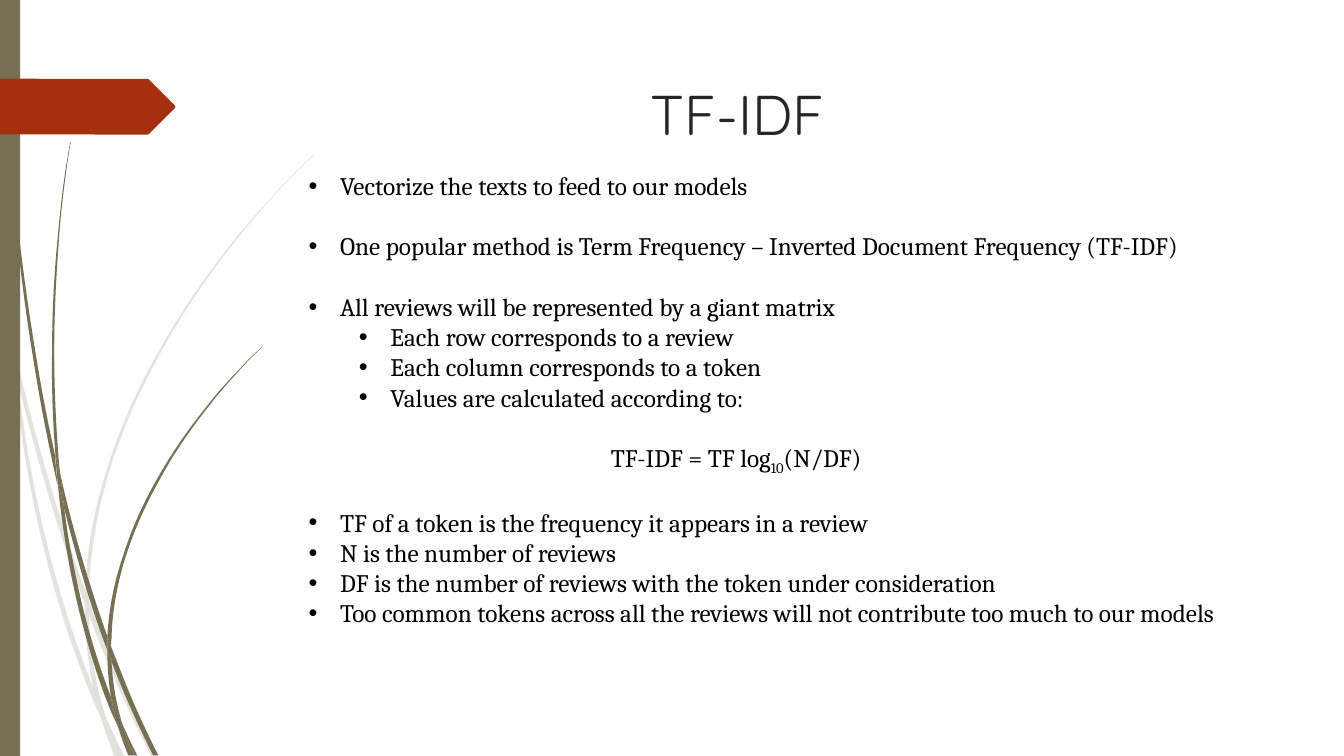
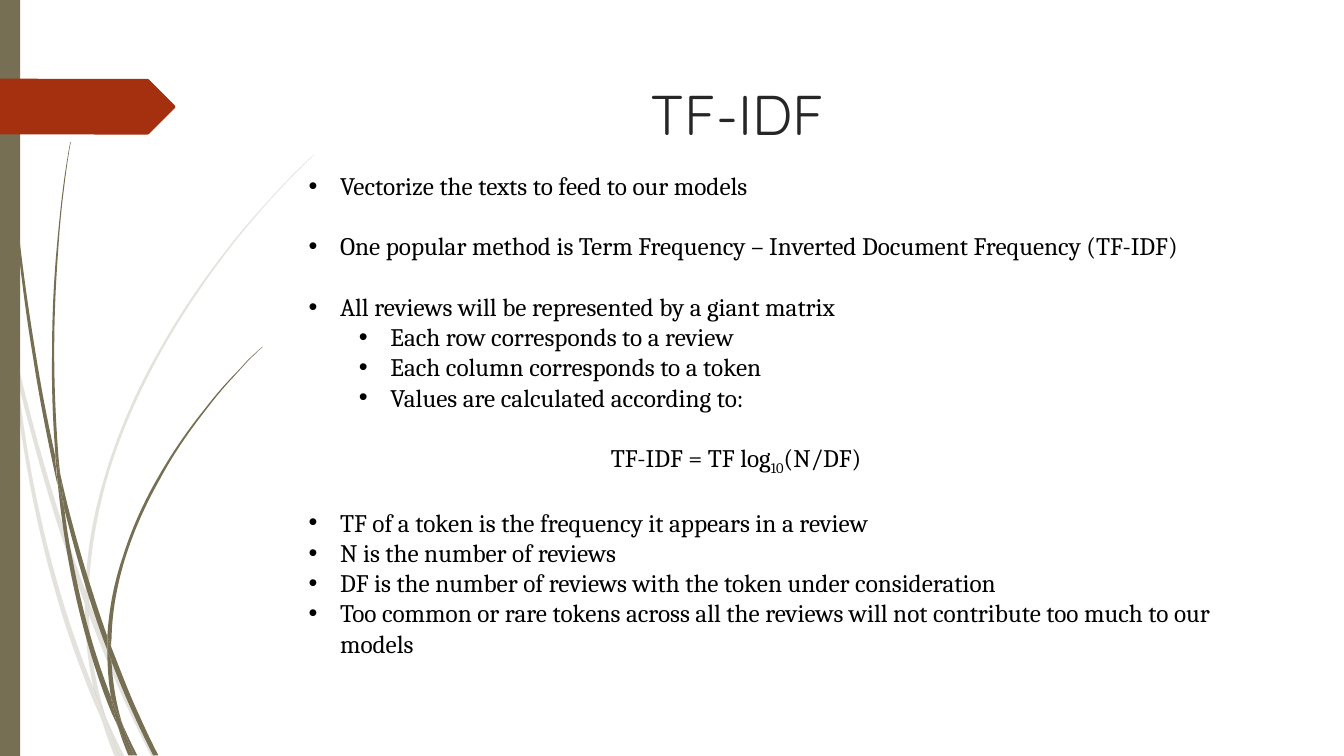
Before and after one commit to mnguyen494/Capstone-SpringBoard-2, a slide deck: slide 10 of Report/How to spot helpful reviews.pptx (slide 8 before the commit). Drawn at 1344x756 pixels with LibreOffice and Linux fonts; fonts in the diff are those of the drawing. Boxes give left, top, right and bottom in pixels: in the first picture for what was removed or moved away, otherwise in the second. Text is boxed around its words. In the diff, an @@ line names an element or a change of style, - is before the commit and + after.

```diff
--- a/Report/How to spot helpful reviews.pptx
+++ b/Report/How to spot helpful reviews.pptx
@@ text at (340, 604, 1210, 653): text changed @@
-• Too common tokens across all the reviews will not contribute too much to our models
+• Too common or rare tokens across all the reviews will not contribute too much to our models
```
Also in this commit, not shown: 7 other slides changed, 4 slides added.
